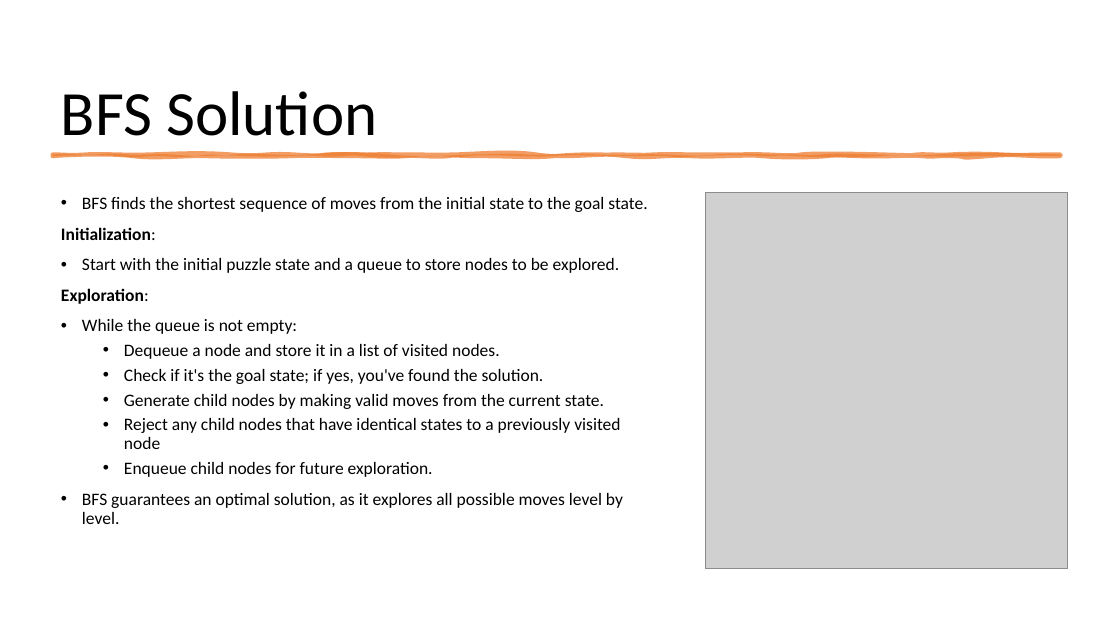
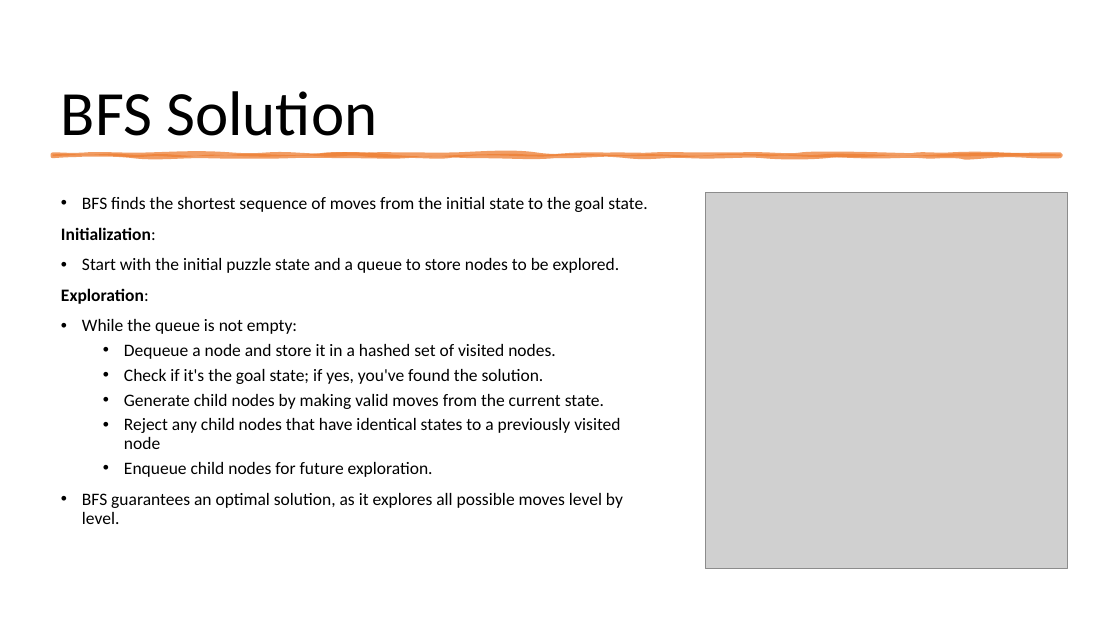
Before and after one commit to danieltebor/cs4306-course-project, a slide deck: slide 7 of docs/cs4306-course-project-presentation.pptx. Drawn at 1120x630 pixels with LibreOffice and Linux fonts; fonts in the diff are those of the drawing; grey boxes stand for pictures. Boxes give left, top, right and bottom in pixels: in the first picture for what was removed or moved away, otherwise in the second. Text is boxed around its words. In the diff, an @@ line names an element or a change of style, - is before the commit and + after.

```diff
--- a/docs/cs4306-course-project-presentation.pptx
+++ b/docs/cs4306-course-project-presentation.pptx
@@ text at (124, 344, 556, 359): text changed @@
-  • Dequeue a node and store it in a list of visited nodes.
+  • Dequeue a node and store it in a hashed set of visited nodes.
```
Also in this commit, not shown: 9 other slides changed, 1 slide added, 17 other files.
